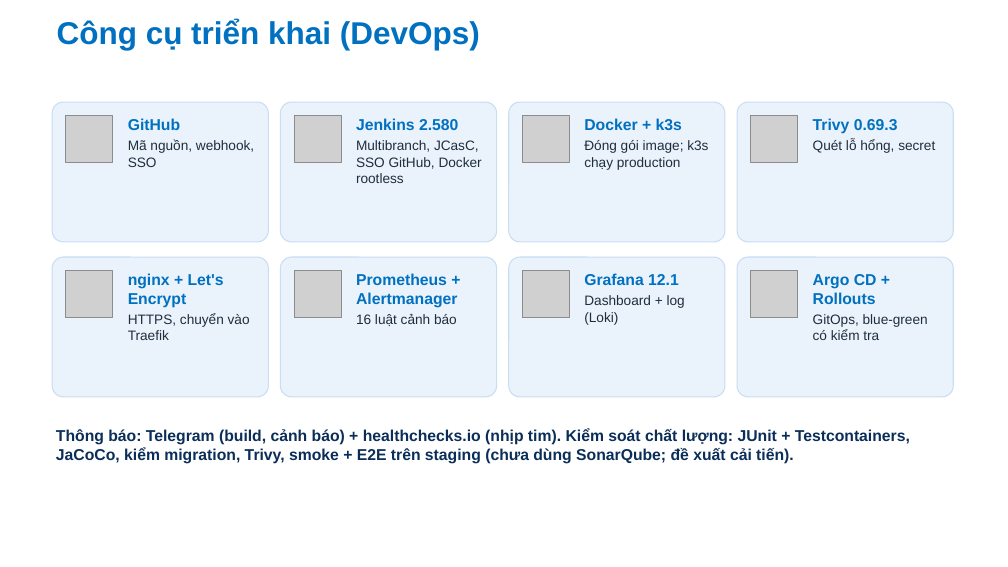
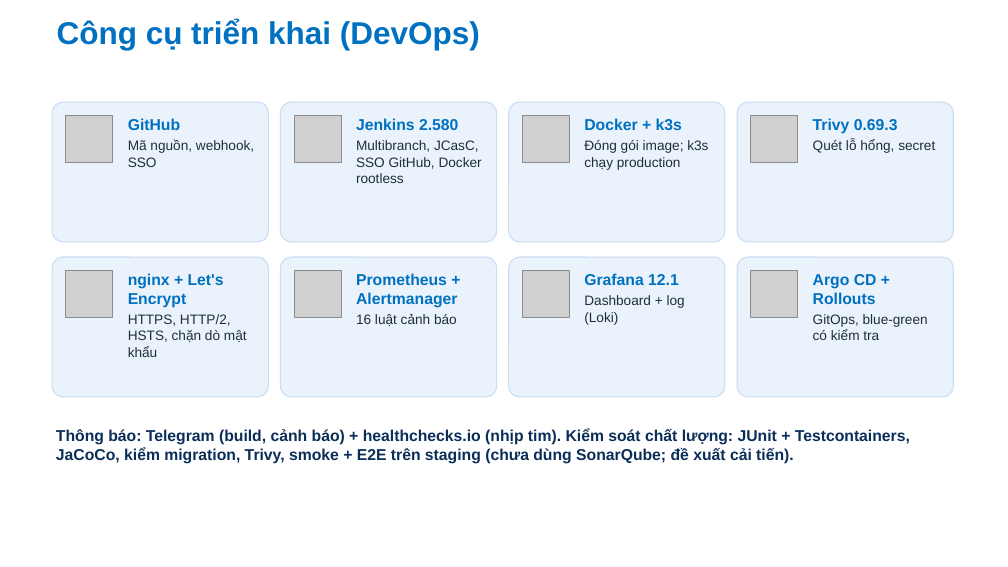
Before and after one commit to Anpham120/restaurant-management-system, a slide deck: slide 5 of docs/bao-cao/Slide_TrienKhaiPhanMem_AtlasRestaurant.pptx. Drawn at 1008x567 pixels with LibreOffice and Linux fonts; fonts in the diff are those of the drawing; grey boxes stand for pictures; background and template pictures are left out. Boxes give left, top, right and bottom in pixels: in the first picture for what was removed or moved away, otherwise in the second. Text is boxed around its words. In the diff, an @@ line names an element or a change of style, - is before the commit and + after.

```diff
--- a/docs/bao-cao/Slide_TrienKhaiPhanMem_AtlasRestaurant.pptx
+++ b/docs/bao-cao/Slide_TrienKhaiPhanMem_AtlasRestaurant.pptx
@@ text at [128,314,247,357]: text changed @@
-HTTPS, chuyển vào Traefik
+HTTPS, HTTP/2, HSTS, chặn dò mật khẩu
```
Also in this commit, not shown: 1 other slide changed, 2 other files.
